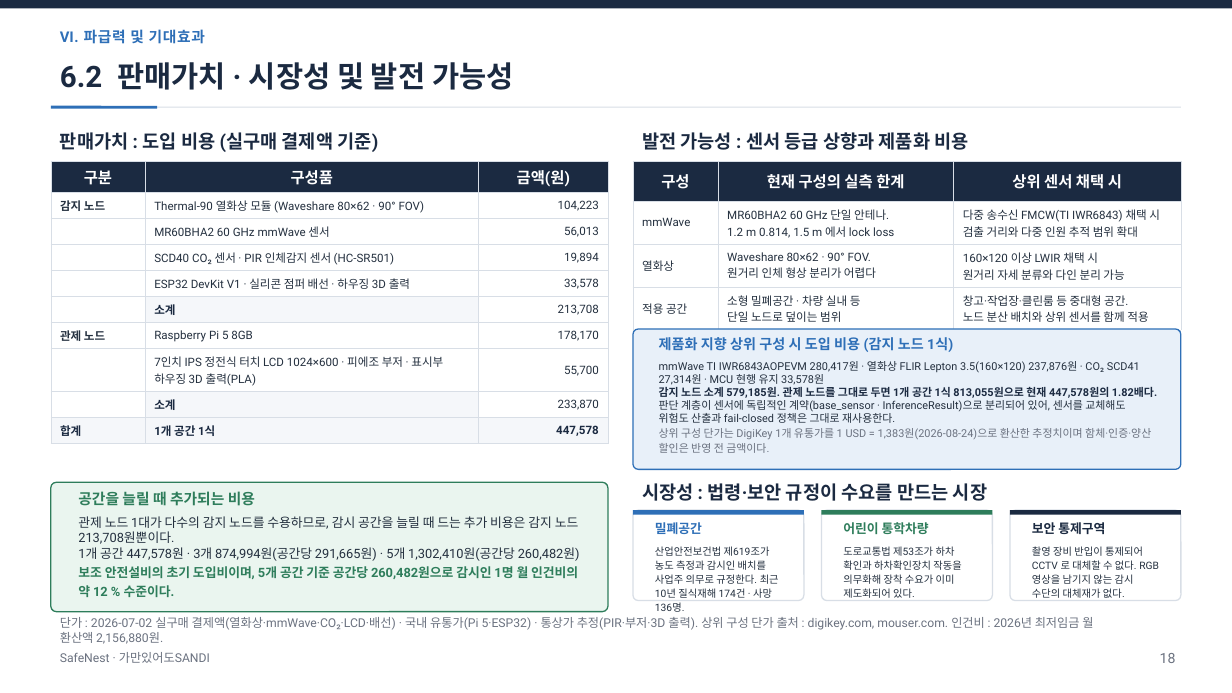
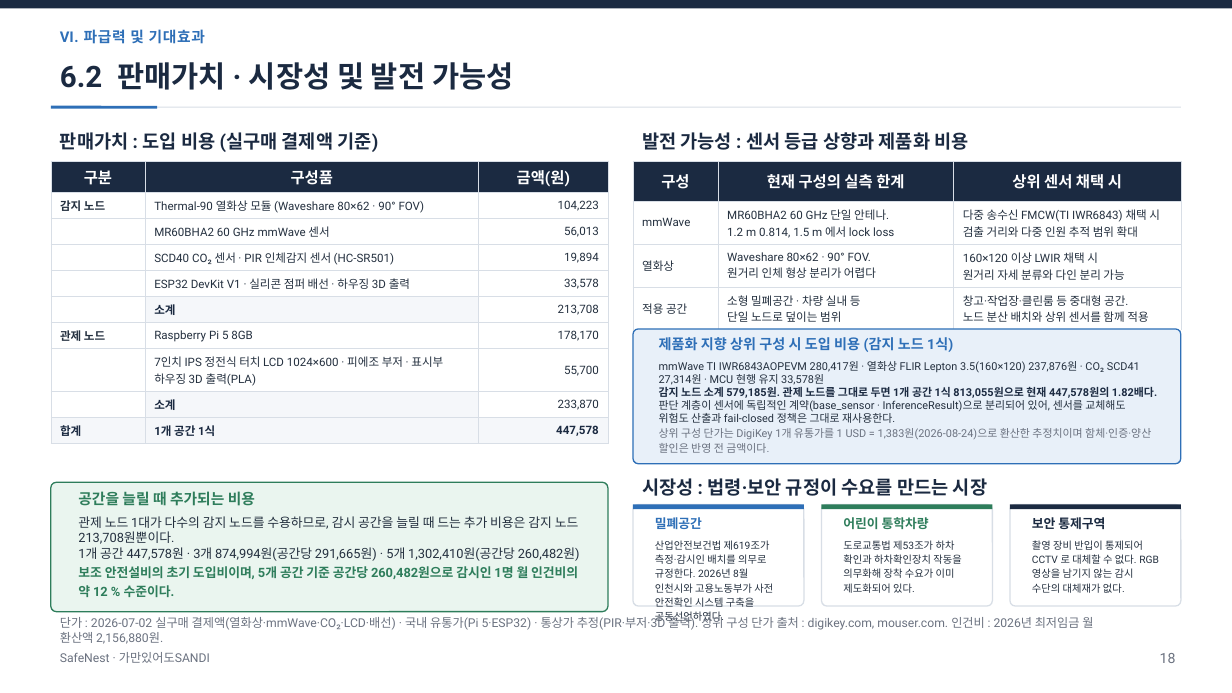
Before and after one commit to jinsu1011/safenest-embedded-competition, a slide deck: slide 19 of final-report/2026ESWContest_자유공모_가만있어도SANDI_개발완료보고서.pptx. Drawn at 1232x693 pixels with LibreOffice and Linux fonts; fonts in the diff are those of the drawing. Boxes give left, top, right and bottom in pixels: in the first picture for what was removed or moved away, otherwise in the second. Text is boxed around its words. In the diff, an @@ line names an element or a change of style, - is before the commit and + after.

```diff
--- a/final-report/2026ESWContest_자유공모_가만있어도SANDI_개발완료보고서.pptx
+++ b/final-report/2026ESWContest_자유공모_가만있어도SANDI_개발완료보고서.pptx
@@ rounded rectangle: place and size @@
-rounded rectangle at [633, 329, 1181, 470]
+rounded rectangle at [633, 329, 1181, 464]
@@ rounded rectangle: place and size @@
-rounded rectangle at [633, 510, 804, 601]
+rounded rectangle at [633, 505, 804, 606]
@@ rounded rectangle: place and size @@
-rounded rectangle at [822, 510, 993, 601]
+rounded rectangle at [822, 505, 993, 606]
@@ 4 texts, 3 rectangles: place and size @@
-4 texts, 3 rectangles at [633, 483, 1181, 534]
+4 texts, 3 rectangles at [633, 478, 1181, 529]
@@ proportions changed in 4 elements at [633, 329, 1181, 464], [633, 505, 804, 606], [822, 505, 993, 606], [1010, 505, 1181, 606] @@
@@ rounded rectangle: place and size @@
-rounded rectangle at [1010, 510, 1181, 601]
+rounded rectangle at [1010, 505, 1181, 606]
@@ text "도로교통법 제53조가 하차 확인과 하차확인장치 ...": place and size @@
-text "도로교통법 제53조가 하차 확인과 하차확인장치 ..." at [843, 546, 961, 598]
+text "도로교통법 제53조가 하차 확인과 하차확인장치 ..." at [843, 540, 961, 593]
@@ text "촬영 장비 반입이 통제되어 CCTV ...": place and size @@
-text "촬영 장비 반입이 통제되어 CCTV ..." at [1032, 546, 1159, 598]
+text "촬영 장비 반입이 통제되어 CCTV ..." at [1032, 540, 1159, 593]
@@ text at [655, 540, 773, 623]: text changed @@
-산업안전보건법 제619조가 농도 측정과 감시인 배치를 사업주 의무로 규정한다. 최근 10년 질식재해 174건 · 사망 136명.
+산업안전보건법 제619조가 측정·감시인 배치를 의무로 규정한다. 2026년 8월 인천시와 고용노동부가 사전 안전확인 시스템 구축을 공동선언하였다.
```
Also in this commit, not shown: 2 other slides changed, 8 other files.
